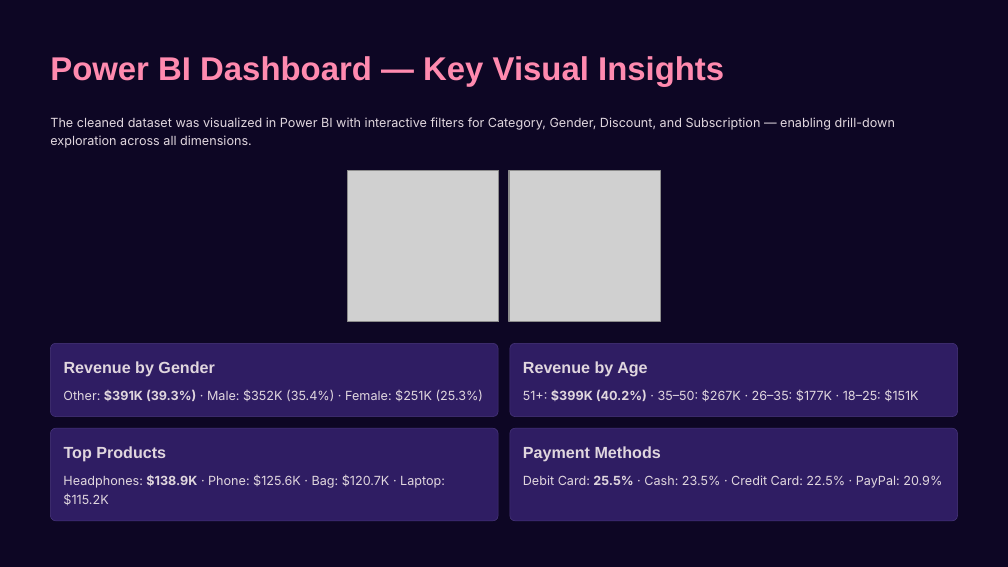
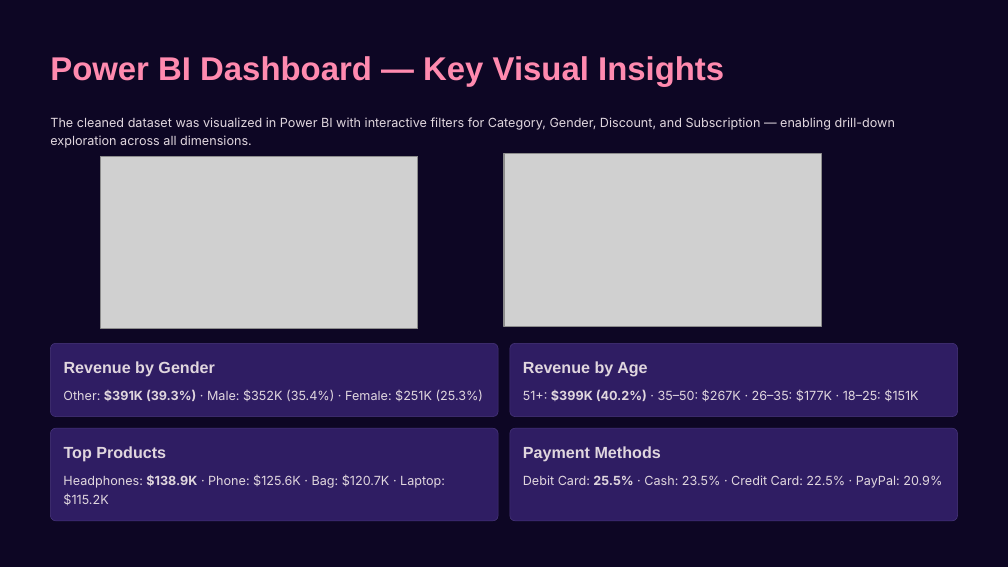
Before and after one commit to jam007-tech/Customer-Behavior-Analysis-, a slide deck: slide 9 of Customer-Behavior-Analysis.pptx. Drawn at 1008x567 pixels with LibreOffice and Linux fonts; fonts in the diff are those of the drawing; grey boxes stand for pictures; background and template pictures are left out; a plain dark background stands for a picture behind light text. Boxes give left, top, right and bottom in pixels: in the first picture for what was removed or moved away, otherwise in the second. Text is boxed around its words. In the diff, an @@ line names an element or a change of style, - is before the commit and + after.

```diff
--- a/Customer-Behavior-Analysis.pptx
+++ b/Customer-Behavior-Analysis.pptx
@@ picture added at bbox=[101, 156, 418, 329] @@
@@ picture removed at bbox=[348, 170, 499, 322] @@
@@ picture added at bbox=[504, 153, 822, 327] @@
@@ picture removed at bbox=[509, 170, 660, 322] @@
```
Also in this commit, not shown: 3 other files.
